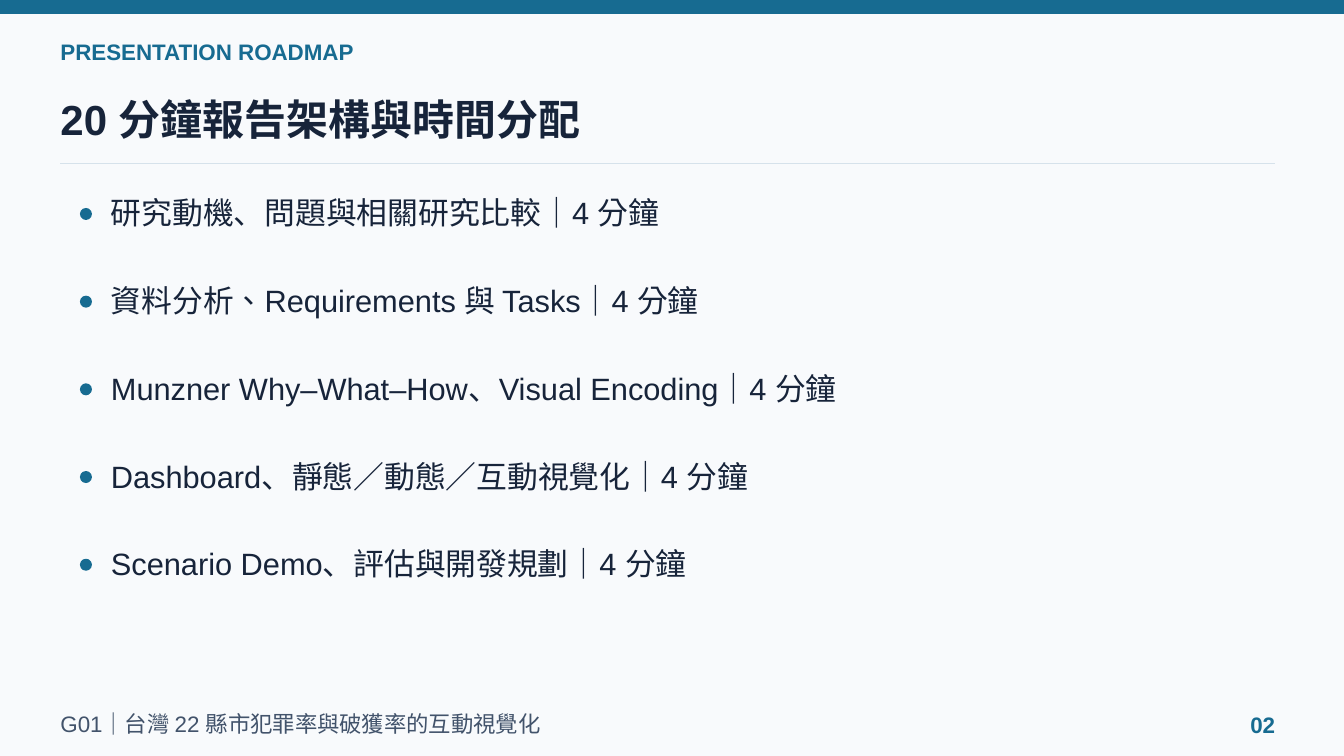
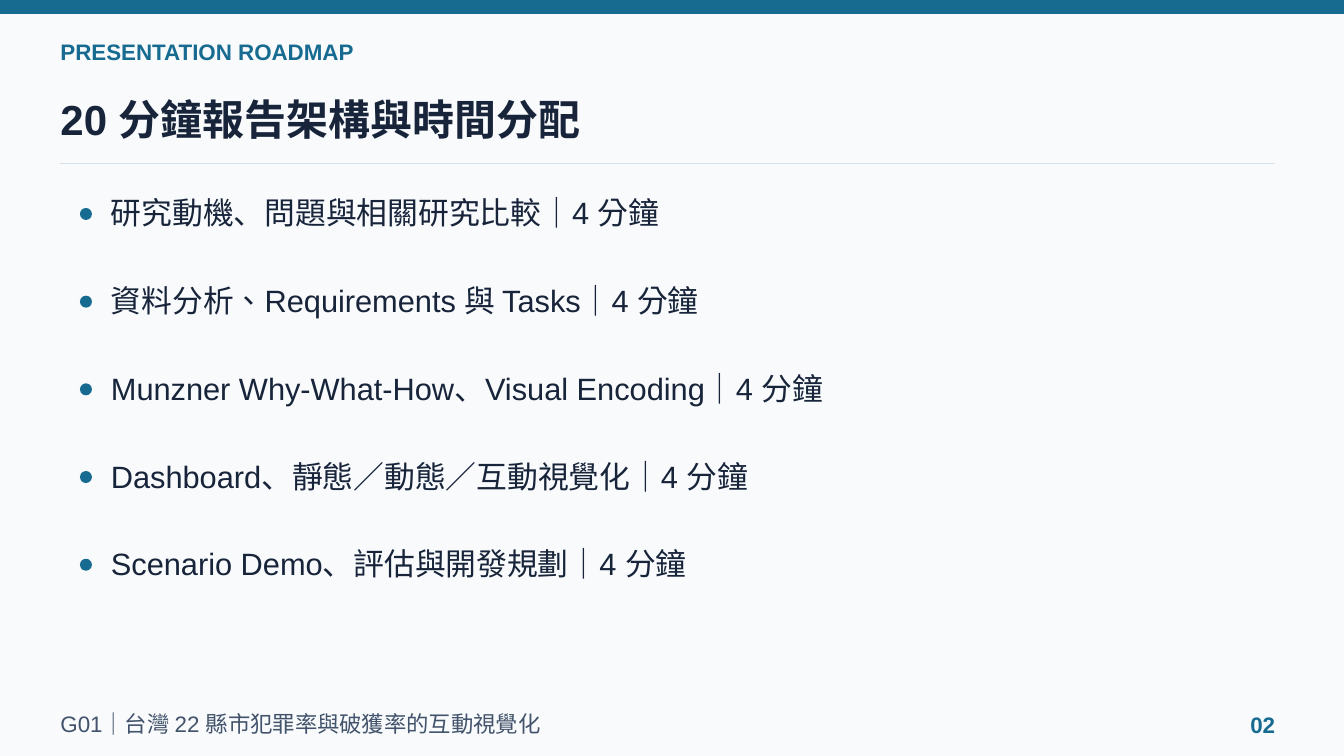
Before and after one commit to powerkaifu/taiwan-crime-rate-vis, a slide deck: slide 2 of docs/VIS_Final_Proposal_G01.pptx. Drawn at 1344x756 pixels with LibreOffice and Linux fonts; fonts in the diff are those of the drawing. Boxes give left, top, right and bottom in pixels: in the first picture for what was removed or moved away, otherwise in the second. Text is boxed around its words. In the diff, an @@ line names an element or a change of style, - is before the commit and + after.

```diff
--- a/docs/VIS_Final_Proposal_G01.pptx
+++ b/docs/VIS_Final_Proposal_G01.pptx
@@ text at (111, 374, 822, 406): text changed @@
-Munzner Why–What–How、Visual Encoding｜4 分鐘
+Munzner Why-What-How、Visual Encoding｜4 分鐘
```
Also in this commit, not shown: 3 other slides changed, 1 other file.
